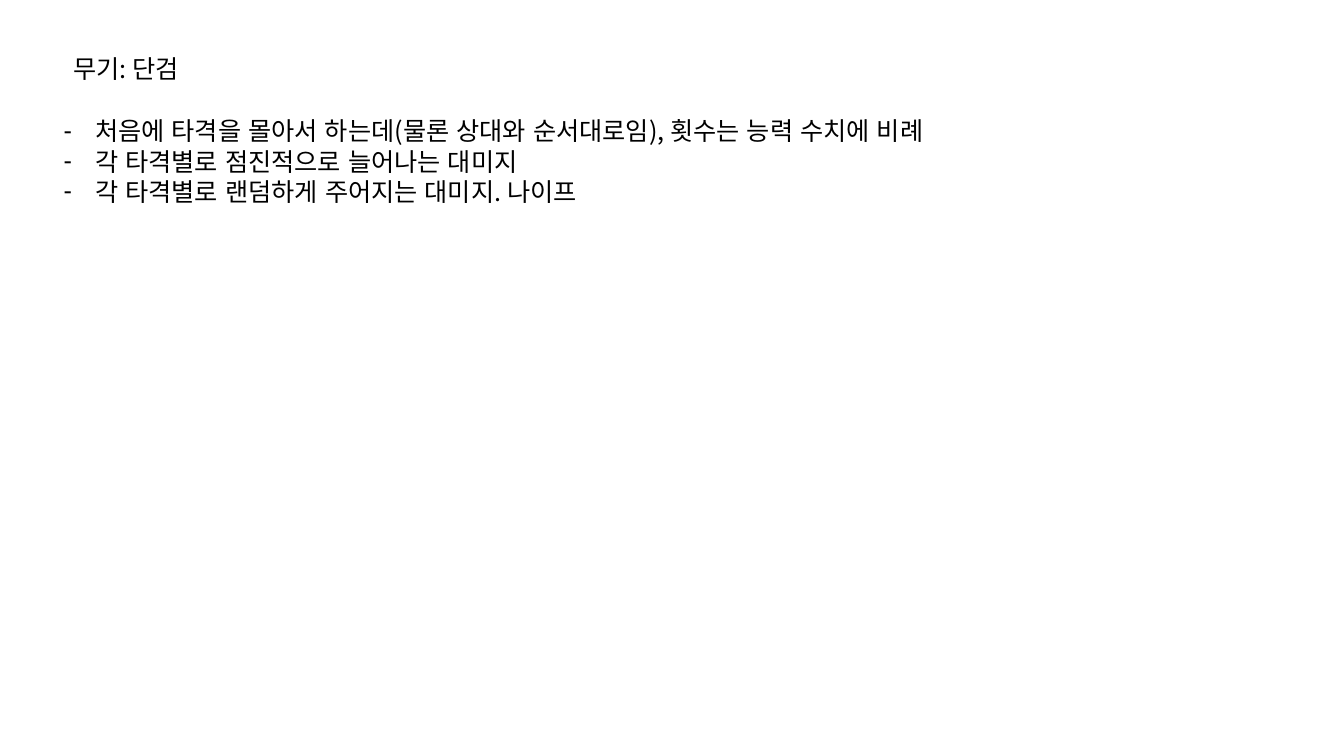
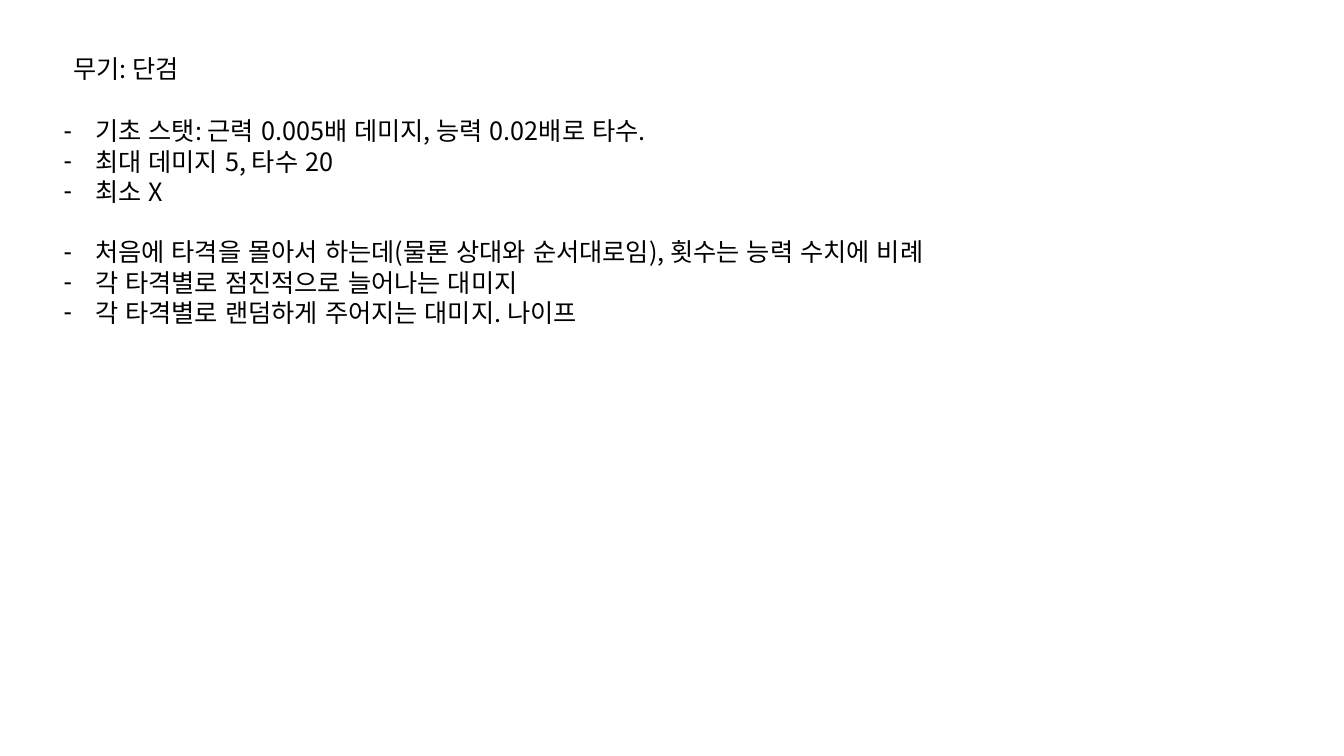
Before and after one commit to IdfKLeh/capstone, a slide deck: slide 6 of 수집요소.pptx (slide 5 before the commit). Drawn at 1344x756 pixels with LibreOffice and Linux fonts; fonts in the diff are those of the drawing. Boxes give left, top, right and bottom in pixels: in the first picture for what was removed or moved away, otherwise in the second. Text is boxed around its words. In the diff, an @@ line names an element or a change of style, - is before the commit and + after.

```diff
--- a/수집요소.pptx
+++ b/수집요소.pptx
@@ text at [95,119,645,203]: paragraphs added @@
+– 기초 스탯: 근력 0.005배 데미지, 능력 0.02배로 타수.
+– 최대 데미지 5, 타수 20
+– 최소 X
```
Also in this commit, not shown: 3 other slides changed, 1 slide added, 3 other files.
